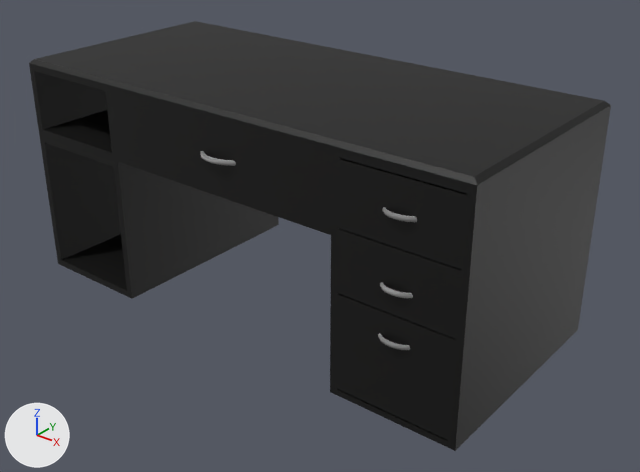
Renders of the FBX model Assets/Model/desk1.FBX from each side of a commit.
Before and after are seen from a 50 mm lens placed at (6.27, -1.12, 2.04), pointed at (4.21, 1.46, 0.44). The lights are fixed; the arrows at lower left show +X, +Y and +Z. Vertices at the same position are counted once.
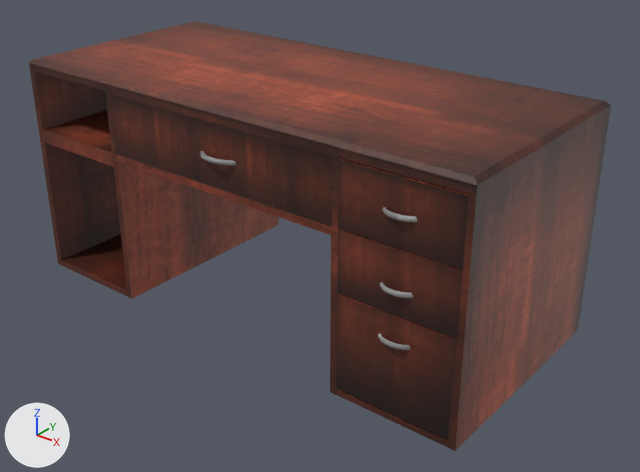
The newer file is also rescaled (x0.708), turned or shifted as a whole; pictures and numbers use the older file's frame.

Where the change shows, as pixel boxes [x1, y1, x2, y2] in the pictures (640 x 472 px):
'Box001', surface changed (black to brown): [29, 21, 611, 451] in both

What changed in the scene script:
```text
Add img_desk1_1_2tex_png:
    img_desk1_1_2tex_png = load_image('Desk1-1-2Tex.png', '../Texture/Desk1-1-2Tex.png', 1024, 1024, 'sRGB')
Change mat_09___default:
    mat_09___default.texture: img_desk1_1_tex_png -> img_desk1_1_2tex_png
Change me_mesh:
    where me_mesh.from_pydata(...)  # 337 vertices, 283 faces; spans x -1.07..1.07, y -0.51..0.51, z -0.49..0.49
    used by ob_box001; location = (4.085, 1.455, 0.598)
    me_mesh part 1: texture (UV) coordinates of 283 of 283 faces, centred in x -1.07..1.07, y -0.5..0.51, z -0.49..0.49, changed; they spanned u 0.01..0.99, v 0.01..0.99 and now span u -0.17..2.06, v 0.0..0.98
```
